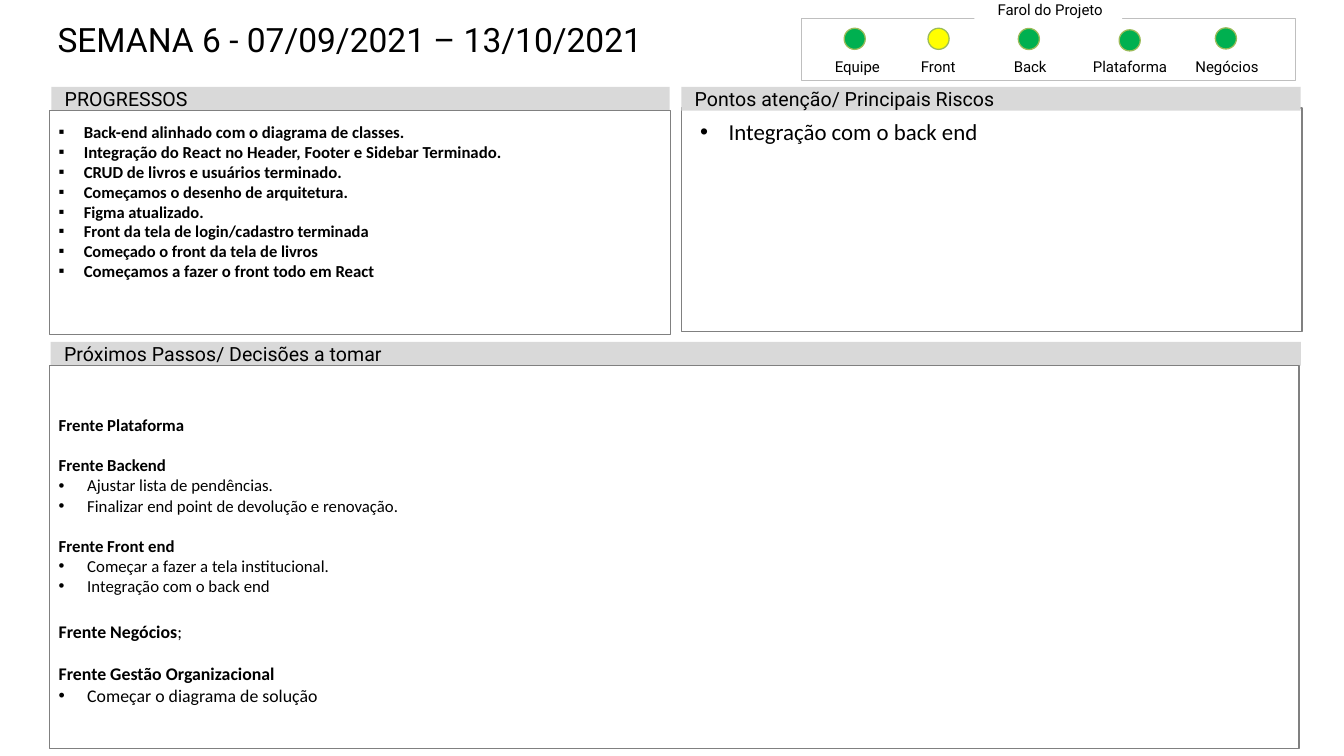
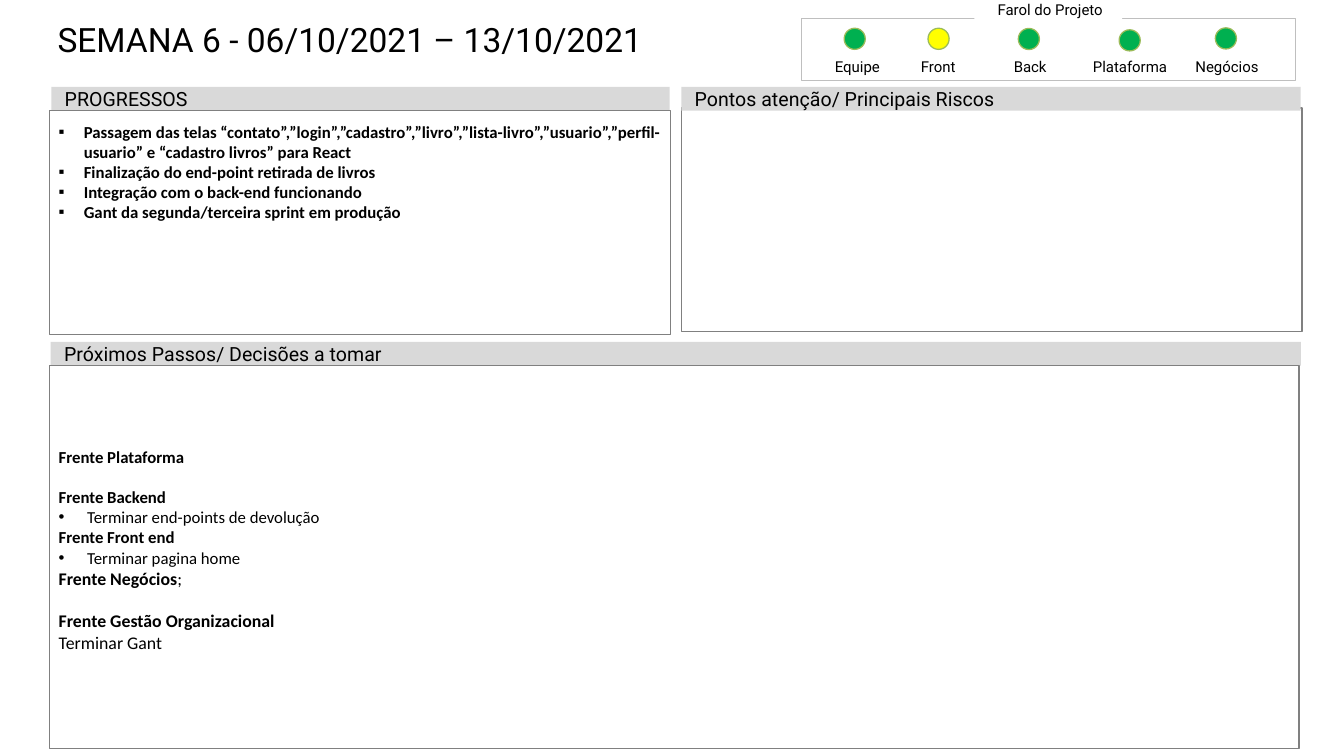
Before and after one commit to Luis-Silva80/grupo05-adsa, a slide deck: slide 9 of Documentação/EngenhariaDeSoftware/Mod_Status_Report-PI20202.pptx. Drawn at 1344x756 pixels with LibreOffice and Linux fonts; fonts in the diff are those of the drawing. Boxes give left, top, right and bottom in pixels: in the first picture for what was removed or moved away, otherwise in the second. Text is boxed around its words. In the diff, an @@ line names an element or a change of style, - is before the commit and + after.

Commit message:
Att: Status report

```diff
--- a/Documentação/EngenhariaDeSoftware/Mod_Status_Report-PI20202.pptx
+++ b/Documentação/EngenhariaDeSoftware/Mod_Status_Report-PI20202.pptx
@@ title at (58,28,642,54): text changed @@
-SEMANA 6 - 07/09/2021 – 13/10/2021
+SEMANA 6 - 06/10/2021 – 13/10/2021
@@ text in rectangle at (84,125,659,221): text changed @@
-  ▪ Back-end alinhado com o diagrama de classes.
-  ▪ Integração do React no Header, Footer e Sidebar Terminado.
-  ▪ CRUD de livros e usuários terminado.
-  ▪ Começamos o desenho de arquitetura.
-  ▪ Figma atualizado.
-  ▪ Front da tela de login/cadastro terminada
-  ▪ Começado o front da tela de livros
-  ▪ Começamos a fazer o front todo em React
+  ▪ Passagem das telas “contato”,”login”,”cadastro”,”livro”,”lista-livro”,”usuario”,”perfil-usuario” e “cadastro livros” para React
+  ▪ Finalização do end-point retirada de livros
+  ▪ Integração com o back-end funcionando
+  ▪ Gant da segunda/terceira sprint em produção
@@ text removed at (729,124,977,144) @@
-  • Integração com o back end
@@ text in rectangle at (87,511,320,526): text changed @@
-  • Ajustar lista de pendências.
-  • Finalizar end point de devolução e renovação.
+  • Terminar end-points de devolução
@@ text in rectangle at (87,552,240,567): text changed @@
-  • Começar a fazer a tela institucional.
-  • Integração com o back end
+  • Terminar pagina home
@@ text in rectangle at (59,637,162,649): text changed @@
-  • Começar o diagrama de solução
+  Terminar Gant
```
